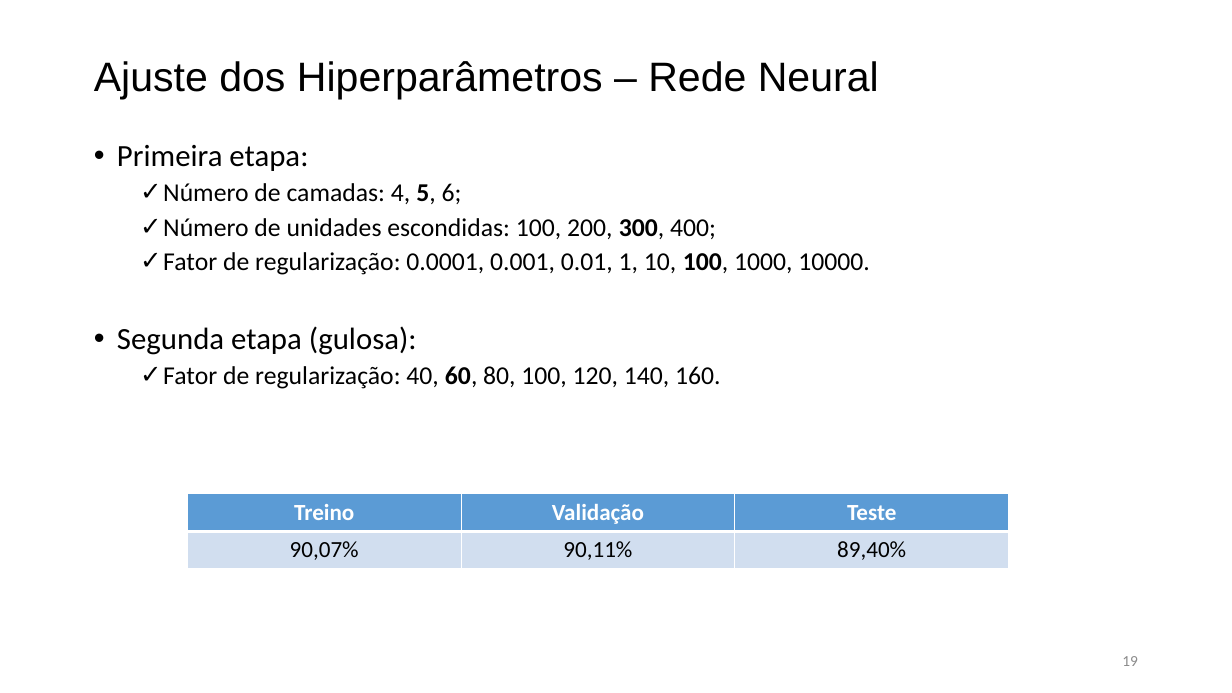
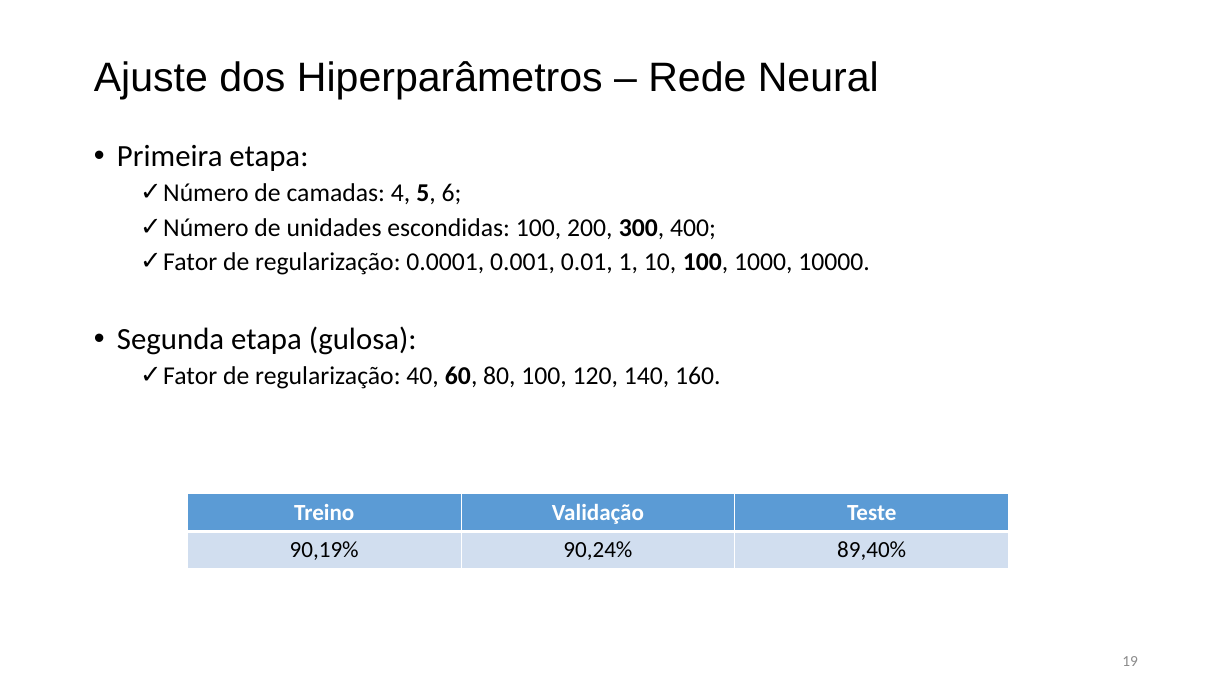
Before and after one commit to danilocoura/Aprendizagem-de-Maquina, a slide deck: slide 19 of Projeto/apresentacao Aprendizagem de Maquina.pptx. Drawn at 1232x693 pixels with LibreOffice and Linux fonts; fonts in the diff are those of the drawing. Boxes give left, top, right and bottom in pixels: in the first picture for what was removed or moved away, otherwise in the second. Text is boxed around its words. In the diff, an @@ line names an element or a change of style, - is before the commit and + after.

```diff
--- a/Projeto/apresentacao Aprendizagem de Maquina.pptx
+++ b/Projeto/apresentacao Aprendizagem de Maquina.pptx
@@ table at (188,494,1008,568) @@
-row 2, column 1: 90,07%
+row 2, column 1: 90,19%
-row 2, column 2: 90,11%
+row 2, column 2: 90,24%
```
Also in this commit, not shown: 3 other slides changed, 1 slide added, 2 other files.
